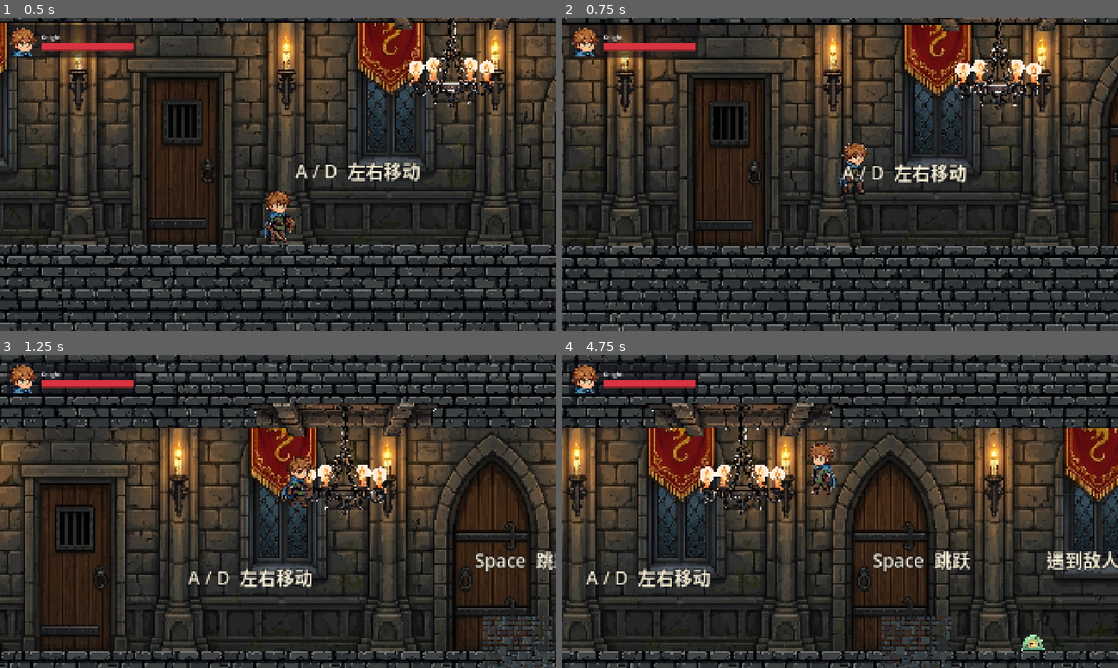
Above: before the commit, frames 1-4 (two rows, left to right).
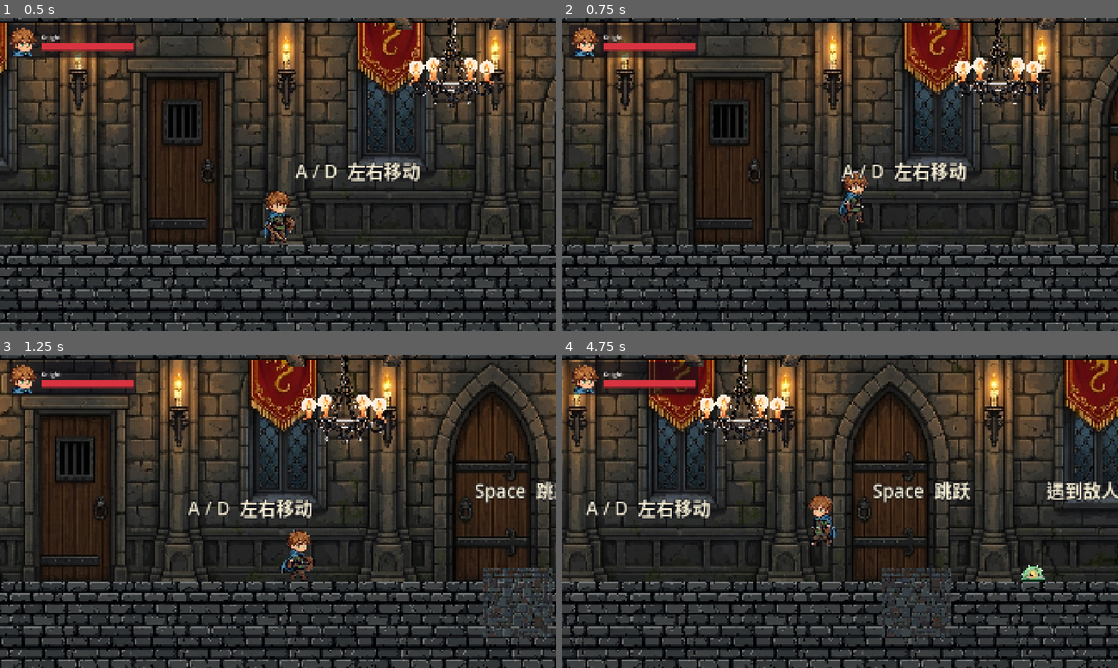
Above: after the commit, the same moments.

Repository: komeadanagito/hollowfen
Game: Godot game, scene res://scenes/tutorial_level.tscn
Same seed, same stepped clock (60 frames per second), same inputs: the game is played once before the commit and once after it.
Inputs (mouse positions are in pixels of both pictures, inside the frame that each line leads up to):
- Up to frame 1 (0.5 s): no input
- Up to frame 2 (0.75 s): tap Enter at 0.5 s; move the mouse to (962, 158) at 0.52 s; hold D (move_right) from 0.53 s (still down); tap Space (jump) at 0.6 s
- Up to frame 3 (1.25 s): keep holding D (move_right); tap Space (jump) at 0.77, 1.07 s
- Up to frame 4 (4.75 s): move the mouse to (728, 527) at 1.27 s; tap J (attack) at 1.35, 3.6 s; tap Space (jump) at 1.52, 1.55, 1.82, 2.3, 2.85, 3.02, 3.32, 3.77, 3.8, 4.07, 4.52, 4.55 s; move the mouse to (895, 442) at 2.02 s; release D (move_right) at 2.03 s; hold A (move_left) 2.03-2.78 s; hold Tab (switch_character) 2.03-2.78 s; move the mouse to (812, 574) at 2.77 s; hold D (move_right) 2.78-4.28 s; move the mouse to (1006, 558) at 3.52 s; move the mouse to (673, 464) at 4.27 s; hold A (move_left) from 4.28 s (still down); tap Tab (switch_character) at 4.35 s

Frame 1 is identical in both runs. In frame 2, 21% of the frame differs, in the area x 0-100%, y 0-100%; in frame 3, 60%; in frame 4, 63%.

Commit message:
tweak: halve jump height, narrow pit so only a double jump just clears it
- Base jump_velocity -1075->-540, archer -850->-425 (everyone's single jump
  roughly halved)
- Pit narrowed 400->250px; lowered the jump-teaching step to ~30px so a
  halved single jump still clears it
- Verified by sim: single jump reaches ~2369 (falls in pit), double jump
  ~2451 (just lands on the far side)

Co-Authored-By: Claude Opus 4.8 <noreply@anthropic.com>

Diff:
--- a/scenes/characters/archer.tscn
+++ b/scenes/characters/archer.tscn
@@ -216,7 +216,7 @@
 collision_layer = 2
 script = ExtResource("1_5rr7p")
 move_speed = 650.0
-jump_velocity = -850.0
+jump_velocity = -425.0
 
 [node name="Sprite" type="AnimatedSprite2D" parent="." unique_id=1325363496]
 texture_filter = 1
--- a/scenes/tutorial_level.tscn
+++ b/scenes/tutorial_level.tscn
@@ -30,25 +30,25 @@
 [ext_resource type="Script" path="res://scripts/ui/hud.gd" id="28_41vox"]
 
 [sub_resource type="RectangleShape2D" id="RectangleShape2D_v4no4"]
-size = Vector2(2600, 400)
+size = Vector2(2650, 400)
 
 [sub_resource type="RectangleShape2D" id="RectangleShape2D_jy485"]
-size = Vector2(5000, 400)
+size = Vector2(5100, 400)
 
 [sub_resource type="RectangleShape2D" id="RectangleShape2D_qxil5"]
 size = Vector2(160, 160)
 
 [sub_resource type="RectangleShape2D" id="RectangleShape2D_5gad0"]
-size = Vector2(400, 360)
+size = Vector2(250, 360)
 
 [sub_resource type="SystemFont" id="SystemFont_dmp2i"]
 font_names = PackedStringArray("Chalkduster", "Hiragino Sans GB", "PingFang SC", "Heiti SC")
 
-[node name="TutorialLevel" type="Node2D" unique_id=866482149 node_paths=PackedStringArray("party_manager")]
+[node name="TutorialLevel" type="Node2D" unique_id=50256418 node_paths=PackedStringArray("party_manager")]
 script = ExtResource("1_r0rxt")
 party_manager = NodePath("PartyManager")
 
-[node name="Background" type="Sprite2D" parent="." unique_id=874297954]
+[node name="Background" type="Sprite2D" parent="." unique_id=1839837160]
 z_index = -100
 texture_filter = 1
 texture_repeat = 2
@@ -58,7 +58,7 @@
 region_enabled = true
 region_rect = Rect2(0, 0, 8000, 1120)
 
-[node name="Ceiling" type="Sprite2D" parent="." unique_id=1421901639]
+[node name="Ceiling" type="Sprite2D" parent="." unique_id=595653932]
 z_index = -40
 texture_filter = 1
 texture_repeat = 2
@@ -69,72 +69,72 @@
 region_enabled = true
 region_rect = Rect2(0, 0, 4000, 115)
 
-[node name="Chandelier_600" type="Sprite2D" parent="." unique_id=1757376987]
+[node name="Chandelier_600" type="Sprite2D" parent="." unique_id=525620562]
 z_index = -38
 texture_filter = 1
 position = Vector2(600, 360)
 texture = ExtResource("4_tjoum")
 
-[node name="Chandelier_2400" type="Sprite2D" parent="." unique_id=1034514617]
+[node name="Chandelier_2400" type="Sprite2D" parent="." unique_id=1438737512]
 z_index = -38
 texture_filter = 1
 position = Vector2(2400, 360)
 texture = ExtResource("4_tjoum")
 
-[node name="Chandelier_4200" type="Sprite2D" parent="." unique_id=338865425]
+[node name="Chandelier_4200" type="Sprite2D" parent="." unique_id=1805133279]
 z_index = -38
 texture_filter = 1
 position = Vector2(4200, 360)
 texture = ExtResource("4_tjoum")
 
-[node name="Chandelier_6000" type="Sprite2D" parent="." unique_id=358088157]
+[node name="Chandelier_6000" type="Sprite2D" parent="." unique_id=474249002]
 z_index = -38
 texture_filter = 1
 position = Vector2(6000, 360)
 texture = ExtResource("4_tjoum")
 
-[node name="PH_Terrain_GroundL" type="StaticBody2D" parent="." unique_id=381121169]
-editor_description = "[物料] 类别=地形 | 贴图=res://assets/floor_stone.png | 备注=左侧地面 -500~2100"
-position = Vector2(800, 1000)
-
-[node name="CollisionShape2D" type="CollisionShape2D" parent="PH_Terrain_GroundL" unique_id=733940868]
+[node name="PH_Terrain_GroundL" type="StaticBody2D" parent="." unique_id=81185292]
+editor_description = "[物料] 类别=地形 | 贴图=res://assets/floor_stone.png | 备注=左侧地面 -500~2150"
+position = Vector2(825, 1000)
+
+[node name="CollisionShape2D" type="CollisionShape2D" parent="PH_Terrain_GroundL" unique_id=2144837094]
 shape = SubResource("RectangleShape2D_v4no4")
 
-[node name="Sprite" type="Sprite2D" parent="PH_Terrain_GroundL" unique_id=1606628158]
-texture_filter = 1
-texture_repeat = 2
-position = Vector2(-1300, -200)
+[node name="Sprite" type="Sprite2D" parent="PH_Terrain_GroundL" unique_id=1721054170]
+texture_filter = 1
+texture_repeat = 2
+position = Vector2(-1325, -200)
 scale = Vector2(2, 2)
 texture = ExtResource("5_a6d6p")
 centered = false
 region_enabled = true
-region_rect = Rect2(0, 0, 1300, 200)
-
-[node name="PH_Terrain_GroundR" type="StaticBody2D" parent="." unique_id=791302385]
-editor_description = "[物料] 类别=地形 | 贴图=res://assets/floor_stone.png | 备注=右侧地面 2500~7500"
-position = Vector2(5000, 1000)
-
-[node name="CollisionShape2D" type="CollisionShape2D" parent="PH_Terrain_GroundR" unique_id=317625348]
+region_rect = Rect2(0, 0, 1325, 200)
+
+[node name="PH_Terrain_GroundR" type="StaticBody2D" parent="." unique_id=1478084854]
+editor_description = "[物料] 类别=地形 | 贴图=res://assets/floor_stone.png | 备注=右侧地面 2400~7500"
+position = Vector2(4950, 1000)
+
+[node name="CollisionShape2D" type="CollisionShape2D" parent="PH_Terrain_GroundR" unique_id=1925356357]
 shape = SubResource("RectangleShape2D_jy485")
 
-[node name="Sprite" type="Sprite2D" parent="PH_Terrain_GroundR" unique_id=1869311116]
-texture_filter = 1
-texture_repeat = 2
-position = Vector2(-2500, -200)
+[node name="Sprite" type="Sprite2D" parent="PH_Terrain_GroundR" unique_id=633935661]
+texture_filter = 1
+texture_repeat = 2
+position = Vector2(-2550, -200)
 scale = Vector2(2, 2)
 texture = ExtResource("5_a6d6p")
 centered = false
 region_enabled = true
-region_rect = Rect2(0, 0, 2500, 200)
-
-[node name="PH_Terrain_JumpBlock" type="StaticBody2D" parent="." unique_id=437011716]
-editor_description = "[物料] 类别=地形 | 贴图=res://assets/stone_block.png | 备注=跳跃教学"
-position = Vector2(1000, 800)
-
-[node name="CollisionShape2D" type="CollisionShape2D" parent="PH_Terrain_JumpBlock" unique_id=459128306]
+region_rect = Rect2(0, 0, 2550, 200)
+
+[node name="PH_Terrain_JumpBlock" type="StaticBody2D" parent="." unique_id=687720913]
+editor_description = "[物料] 类别=地形 | 贴图=res://assets/stone_block.png | 备注=跳跃教学(矮台阶)"
+position = Vector2(1000, 850)
+
+[node name="CollisionShape2D" type="CollisionShape2D" parent="PH_Terrain_JumpBlock" unique_id=1580359264]
 shape = SubResource("RectangleShape2D_qxil5")
 
-[node name="Sprite" type="Sprite2D" parent="PH_Terrain_JumpBlock" unique_id=2117085195]
+[node name="Sprite" type="Sprite2D" parent="PH_Terrain_JumpBlock" unique_id=1879321280]
 texture_filter = 1
 texture_repeat = 2
 position = Vector2(-80, -80)
@@ -143,18 +143,18 @@
 region_enabled = true
 region_rect = Rect2(0, 0, 160, 160)
 
-[node name="DeathZone" type="Area2D" parent="." unique_id=744706800]
-position = Vector2(2300, 1080)
+[node name="DeathZone" type="Area2D" parent="." unique_id=1865355201]
+position = Vector2(2275, 1080)
 collision_layer = 0
 collision_mask = 2
 
-[node name="CollisionShape2D" type="CollisionShape2D" parent="DeathZone" unique_id=979457799]
+[node name="CollisionShape2D" type="CollisionShape2D" parent="DeathZone" unique_id=877989622]
 shape = SubResource("RectangleShape2D_5gad0")
 
-[node name="SpawnPoint" type="Marker2D" parent="." unique_id=1941238294]
+[node name="SpawnPoint" type="Marker2D" parent="." unique_id=1836754205]
 position = Vector2(200, 740)
 
-[node name="PartyManager" type="Node2D" parent="." unique_id=488844199]
+[node name="PartyManager" type="Node2D" parent="." unique_id=1971902564]
 script = ExtResource("7_08yhi")
 
 [node name="Knight" type="CharacterBody2D" parent="PartyManager" unique_id=672221398 instance=ExtResource("8_b2nau")]
@@ -169,6 +169,7 @@
 collision_layer = 2
 script = ExtResource("11_e7h5a")
 move_speed = 650.0
+jump_velocity = -425.0
 
 [node name="Enemy1" type="CharacterBody2D" parent="." unique_id=1824015117 instance=ExtResource("12_0dl17")]
 position = Vector2(1500, 700)
@@ -185,12 +186,12 @@
 collision_layer = 4
 script = ExtResource("17_5vxda")
 
-[node name="Enemy4" type="CharacterBody2D" parent="." unique_id=1000506055 instance=ExtResource("12_0dl17")]
+[node name="Enemy4" type="CharacterBody2D" parent="." unique_id=1856507844 instance=ExtResource("12_0dl17")]
 position = Vector2(6000, 700)
 collision_layer = 4
 script = ExtResource("13_bqfht")
 
-[node name="Enemy5" type="CharacterBody2D" parent="." unique_id=2062588715 instance=ExtResource("16_sfsd2")]
+[node name="Enemy5" type="CharacterBody2D" parent="." unique_id=377383288 instance=ExtResource("16_sfsd2")]
 position = Vector2(6400, 700)
 collision_layer = 4
 script = ExtResource("17_5vxda")
@@ -217,7 +218,7 @@
 collision_mask = 0
 script = ExtResource("23_ccthf")
 
-[node name="Switch_B" type="Area2D" parent="." unique_id=155314796 instance=ExtResource("20_5hj4c")]
+[node name="Switch_B" type="Area2D" parent="." unique_id=1493671449 instance=ExtResource("20_5hj4c")]
 position = Vector2(4450, 420)
 scale = Vector2(2, 2)
 collision_layer = 128
@@ -225,7 +226,7 @@
 monitoring = false
 script = ExtResource("21_1da40")
 
-[node name="Door_B" type="StaticBody2D" parent="." unique_id=1781684921 instance=ExtResource("22_cyy35")]
+[node name="Door_B" type="StaticBody2D" parent="." unique_id=124185319 instance=ExtResource("22_cyy35")]
 position = Vector2(4500, 700)
 scale = Vector2(2, 3)
 collision_mask = 0
@@ -237,7 +238,7 @@
 collision_mask = 2
 script = ExtResource("25_imrb0")
 
-[node name="Camera" type="Camera2D" parent="." unique_id=693621558 node_paths=PackedStringArray("party_manager")]
+[node name="Camera" type="Camera2D" parent="." unique_id=436799100 node_paths=PackedStringArray("party_manager")]
 position = Vector2(200, 740)
 zoom = Vector2(1.5, 1.5)
 limit_left = -500
@@ -251,7 +252,7 @@
 script = ExtResource("28_41vox")
 party_manager = NodePath("../PartyManager")
 
-[node name="L_Move" type="Label" parent="." unique_id=1798322827]
+[node name="L_Move" type="Label" parent="." unique_id=1937768072]
 z_index = 10
 offset_left = 240.0
 offset_top = 600.0
@@ -265,7 +266,7 @@
 theme_override_constants/outline_size = 10
 text = "A / D  左右移动"
 
-[node name="L_Jump" type="Label" parent="." unique_id=1948327421]
+[node name="L_Jump" type="Label" parent="." unique_id=84580096]
 z_index = 10
 offset_left = 900.0
 offset_top = 560.0
@@ -279,7 +280,7 @@
 theme_override_constants/outline_size = 10
 text = "Space  跳跃"
 
-[node name="L_Attack" type="Label" parent="." unique_id=1915689015]
+[node name="L_Attack" type="Label" parent="." unique_id=1309111928]
 z_index = 10
 offset_left = 1300.0
 offset_top = 560.0
@@ -293,11 +294,11 @@
 theme_override_constants/outline_size = 10
 text = "遇到敌人 — 鼠标攻击"
 
-[node name="L_Pit" type="Label" parent="." unique_id=289087095]
-z_index = 10
-offset_left = 1980.0
+[node name="L_Pit" type="Label" parent="." unique_id=707700948]
+z_index = 10
+offset_left = 2000.0
 offset_top = 540.0
-offset_right = 1980.0
+offset_right = 2000.0
 offset_bottom = 540.0
 theme_override_constants/line_spacing = 4
 theme_override_fonts/font = SubResource("SystemFont_dmp2i")
@@ -305,9 +306,9 @@
 theme_override_colors/font_color = Color(0.96, 0.93, 0.82, 1)
 theme_override_colors/font_outline_color = Color(0.05, 0.05, 0.08, 1)
 theme_override_constants/outline_size = 10
-text = "深坑！剑士可二段跳越过"
-
-[node name="L_Ally" type="Label" parent="." unique_id=659683004]
+text = "深坑！只有剑士二段跳能过"
+
+[node name="L_Ally" type="Label" parent="." unique_id=710864266]
 z_index = 10
 offset_left = 2470.0
 offset_top = 430.0
@@ -321,7 +322,7 @@
 theme_override_constants/outline_size = 10
 text = "遇到伙伴，Tab 替换角色"
 
-[node name="L_Switch" type="Label" parent="." unique_id=269519700]
+[node name="L_Switch" type="Label" parent="." unique_id=720206348]
 z_index = 10
 offset_left = 3020.0
 offset_top = 520.0
@@ -335,7 +336,7 @@
 theme_override_constants/outline_size = 10
 text = "鼠标瞄准射箭"
 
-[node name="L_Shoot" type="Label" parent="." unique_id=291337177]
+[node name="L_Shoot" type="Label" parent="." unique_id=1444148154]
 z_index = 10
 offset_left = 3120.0
 offset_top = 380.0
@@ -350,7 +351,7 @@
 text = "墙挡路！射高处的开关
 墙会下降"
 
-[node name="L_Shoot2" type="Label" parent="." unique_id=810218147]
+[node name="L_Shoot2" type="Label" parent="." unique_id=1133284001]
 z_index = 10
 offset_left = 4120.0
 offset_top = 340.0
@@ -365,7 +366,7 @@
 text = "又一道墙
 打更高处的开关"
 
-[node name="L_Goblin" type="Label" parent="." unique_id=1330150351]
+[node name="L_Goblin" type="Label" parent="." unique_id=142221641]
 z_index = 10
 offset_left = 4780.0
 offset_top = 540.0
@@ -379,7 +380,7 @@
 theme_override_constants/outline_size = 10
 text = "小心：哥布林弓箭手"
 
-[node name="L_Exit" type="Label" parent="." unique_id=1437446434]
+[node name="L_Exit" type="Label" parent="." unique_id=1447398740]
 z_index = 10
 offset_left = 6650.0
 offset_top = 560.0
--- a/scripts/characters/character_base.gd
+++ b/scripts/characters/character_base.gd
@@ -7,7 +7,7 @@
 @export var move_speed: float = 550.0
 @export var acceleration: float = 4500.0
 @export var friction: float = 5000.0
-@export var jump_velocity: float = -1075.0
+@export var jump_velocity: float = -540.0
 @export var gravity: float = 3000.0
 @export var air_jumps: int = 0          # 额外空中跳跃次数（0=单跳，1=二段跳）
 @export_group("Feel")
